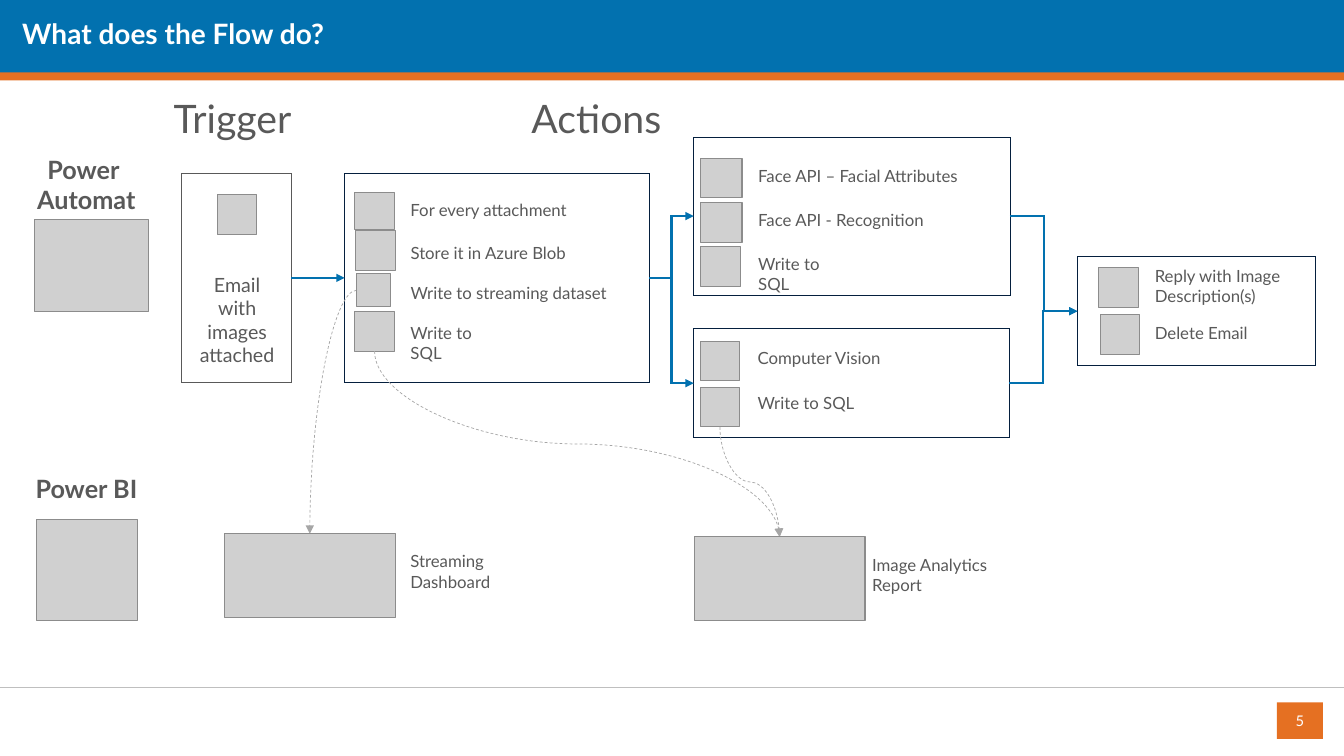
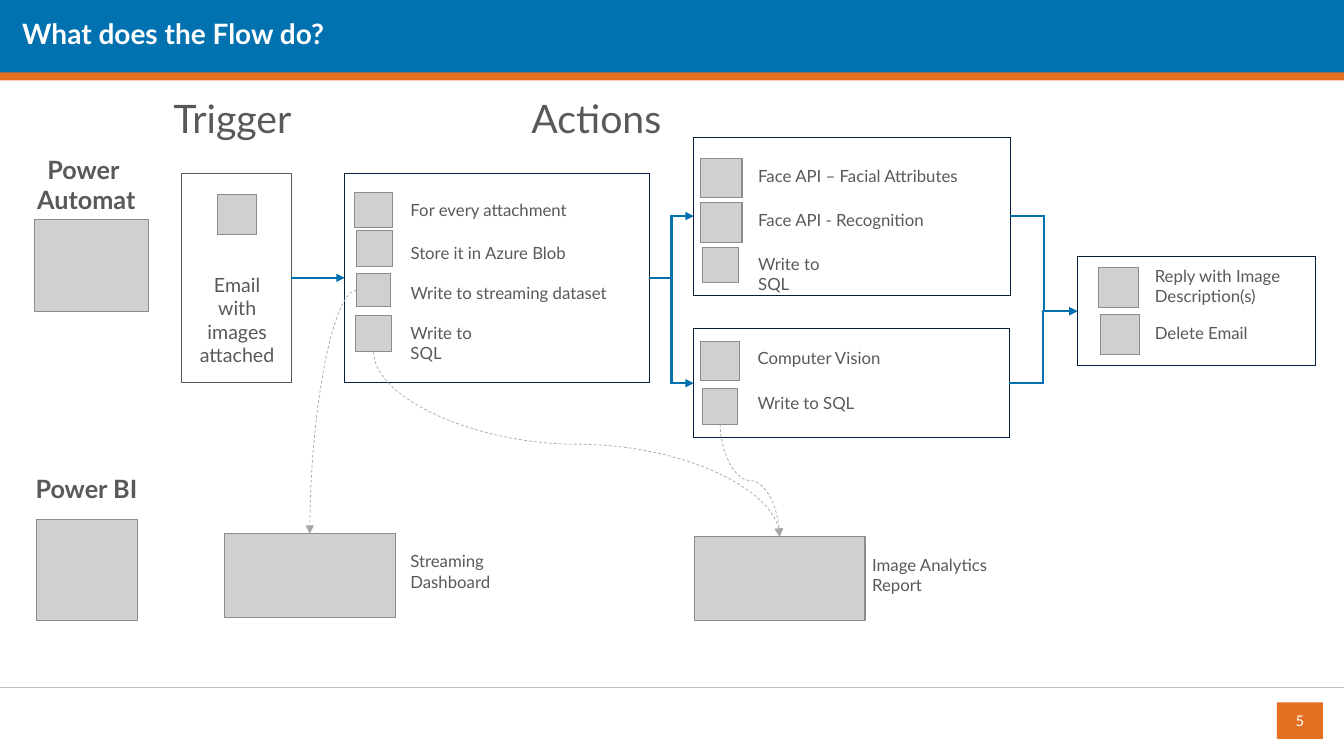
Before and after one commit to datalineo/sessions, a slide deck: slide 5 of Power Automate Image Analytics/Power Automate Image Analytics.pptx. Drawn at 1344x756 pixels with LibreOffice and Linux fonts; fonts in the diff are those of the drawing; grey boxes stand for pictures; background and template pictures are left out. Boxes give left, top, right and bottom in pixels: in the first picture for what was removed or moved away, otherwise in the second. Text is boxed around its words. In the diff, an @@ line names an element or a change of style, - is before the commit and + after.

```diff
--- a/Power Automate Image Analytics/Power Automate Image Analytics.pptx
+++ b/Power Automate Image Analytics/Power Automate Image Analytics.pptx
@@ picture: place and size @@
-picture at box(356, 231, 395, 270)
+picture at box(357, 231, 392, 266)
@@ picture: place and size @@
-picture at box(701, 247, 740, 286)
+picture at box(703, 247, 738, 282)
@@ picture: place and size @@
-picture at box(355, 312, 394, 351)
+picture at box(356, 316, 391, 351)
@@ curved arrow (374, 352) - (779, 537): route changed @@
@@ curved arrow moved from (720, 427) - (779, 537) to (720, 424) - (779, 537) @@
```
Also in this commit, not shown: 1 other file.
